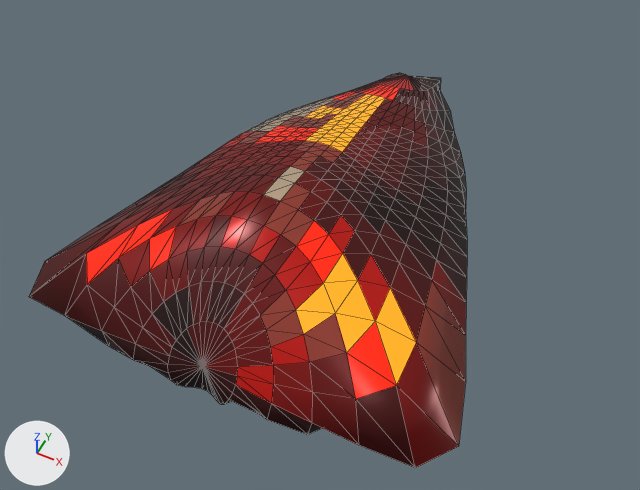
The glTF model public/models/enemies/newshg-77-f2.glb: old version first, new version second.
Before and after are seen from a 50 mm lens placed at (0.857, -1.651, 1.84), pointed at (0.075, -0.087, -0.114). Every picture has the same lights, and +X, +Y and +Z are marked at lower left. The picture after the commit comes second. Mesh edges are drawn as thin lines.

Names of what the first picture shows: 'newshg-77-f2'.
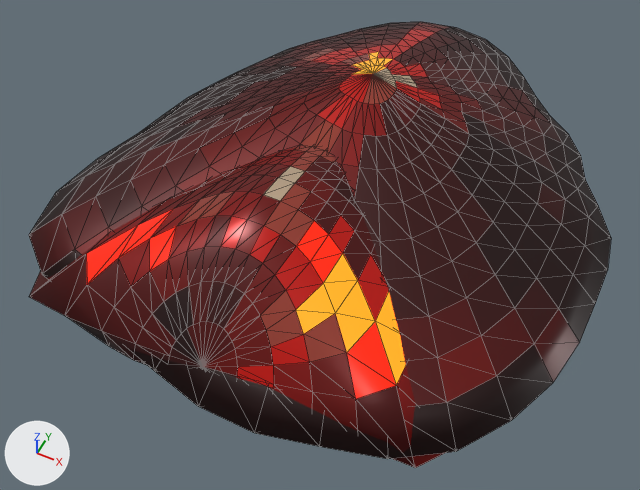
Patch to the scene script:
```diff
--- a/public/models/enemies/newshg-77-f2.glb.py
+++ b/public/models/enemies/newshg-77-f2.glb.py
@@ me_newshg_77_f2_117 @@
+me_newshg_77_f2_117.from_pydata(...)  # 762 vertices, 1520 faces; spans x -0.7..0.86, y -0.76..1.02, z -0.16..0.28
+me_newshg_77_f2_117.materials.append(mat_pal_112_newshg_77_f2)  # black #200000
+me_newshg_77_f2_117.materials.append(mat_pal_113_newshg_77_f2)  # dark red #380000
+me_newshg_77_f2_117.materials.append(mat_pal_115_newshg_77_f2)  # dark red #6d0400
+me_newshg_77_f2_117.materials.append(mat_pal_117_newshg_77_f2)  # red #9e0800, glowing dark red #730400
+me_newshg_77_f2_117.materials.append(mat_pal_121_newshg_77_f2)  # orange #e7610c, glowing orange #ff6c0f
+me_newshg_77_f2_117.materials.append(mat_pal_72_newshg_77_f2)  # red #a24538
+me_newshg_77_f2_117.materials.append(mat_pal_172_newshg_77_f2)  # beige #cbb296
+me_newshg_77_f2_117.materials.append(mat_pal_114_newshg_77_f2)  # dark red #510000
+me_newshg_77_f2_117.materials.append(mat_pal_116_newshg_77_f2)  # red #860400
@@ ob_newshg_77_f2_117 @@
+ob_newshg_77_f2_117 = bpy.data.objects.new('newshg-77-f2-117', me_newshg_77_f2_117)
+ob_newshg_77_f2_117.location = (0.0, 0.0, 0.0)
```

Where the change shows, as pixel boxes [x1, y1, x2, y2] in the pictures (640 x 490 px):
'newshg-77-f2-117', added
    after: [29, 22, 611, 459]
    faces in mat_pal_112_newshg_77_f2 (black #200000): [30, 22, 611, 459]
    faces in mat_pal_113_newshg_77_f2 (dark red #380000): [62, 22, 565, 343]
    faces in mat_pal_114_newshg_77_f2 (dark red #510000): [29, 26, 580, 406]
    faces in mat_pal_115_newshg_77_f2 (dark red #6d0400): [75, 22, 496, 402]
    faces in mat_pal_117_newshg_77_f2 (red #9e0800, glowing dark red #730400): [311, 29, 443, 129]
